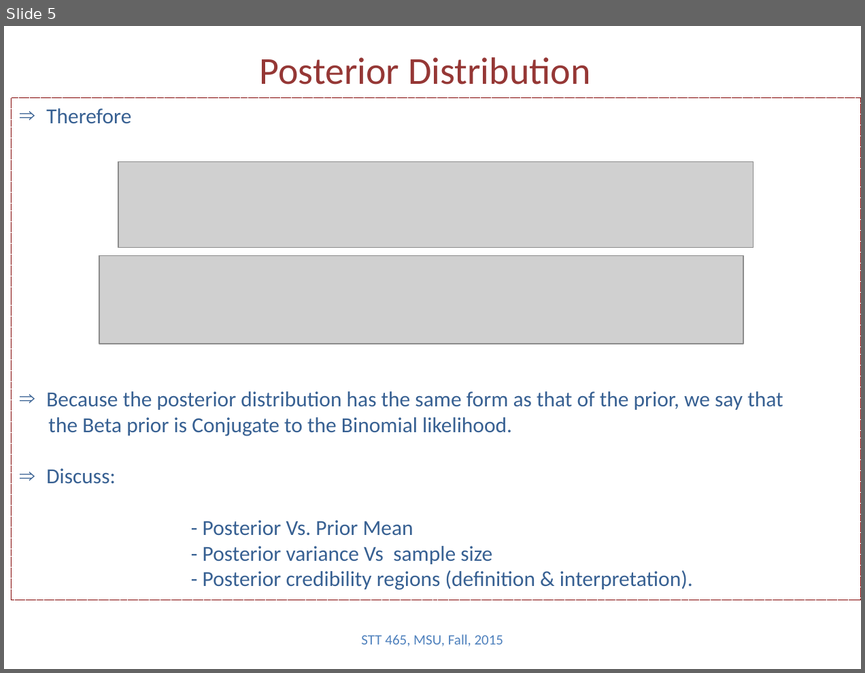
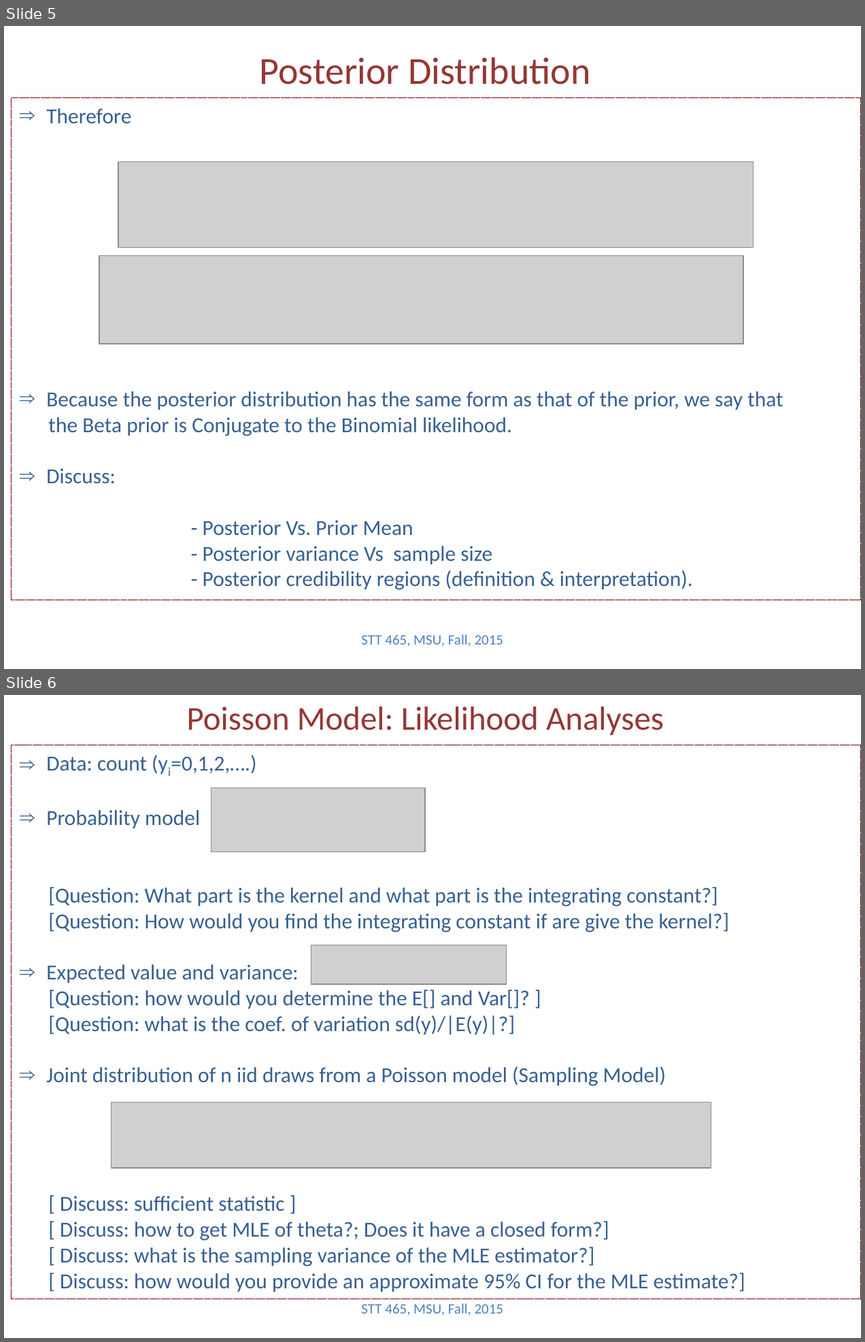
Before and after one commit to Boukos/STT465, a slide deck: STT465_3.pptx. Shown one above the other, each under a label of ours: slide 5 before the commit, slides 5 and 6 after it. The pictures are 865x673 and 865x1342 pixels, drawn with LibreOffice and Linux fonts; fonts in the diff are those of the drawing; grey boxes stand for pictures. Boxes give left, top, right and bottom in pixels: in the first picture for what was removed or moved away, otherwise in the second. Text is boxed around its words. In the diff, an @@ line names an element or a change of style, - is before the commit and + after.

Commit message:
updating lecture 3

```diff
--- a/STT465_3.pptx
+++ b/STT465_3.pptx
@@ slide 6 added at (4,695,861,1338), background #FFFFFF @@
@@ title added at (187,707,664,735), 28 pt, text #953735 @@
+Poisson Model: Likelihood Analyses
@@ rectangle added at (11,745,861,1298), outline #800000 0.75 pt dashed, 18 pt, text #376092 @@
+⇒ Data: count (yi=0,1,2,….)
+⇒ Probability model
+[Question: What part is the kernel and what part is the integrating constant?]
+[Question: How would you find the integrating constant if are give the kernel?]
+⇒ Expected value and variance:
+[Question: how would you determine the E[] and Var[]? ]
+[Question: what is the coef. of variation sd(y)/|E(y)|?]
+⇒ Joint distribution of n iid draws from a Poisson model (Sampling Model)
+[ Discuss: sufficient statistic ]
+[ Discuss: how to get MLE of theta?; Does it have a closed form?]
+[ Discuss: what is the sampling variance of the MLE estimator?]
+[ Discuss: how would you provide an approximate 95% CI for the MLE estimate?]
@@ picture added at (211,787,426,852) @@
@@ picture added at (311,945,506,985) @@
@@ picture added at (111,1102,711,1168) @@
@@ text added at (361,1303,504,1315), 12 pt, text #4F81BD @@
+STT 465, MSU, Fall, 2015
```
Also in this commit, not shown: 2 other slides added.
